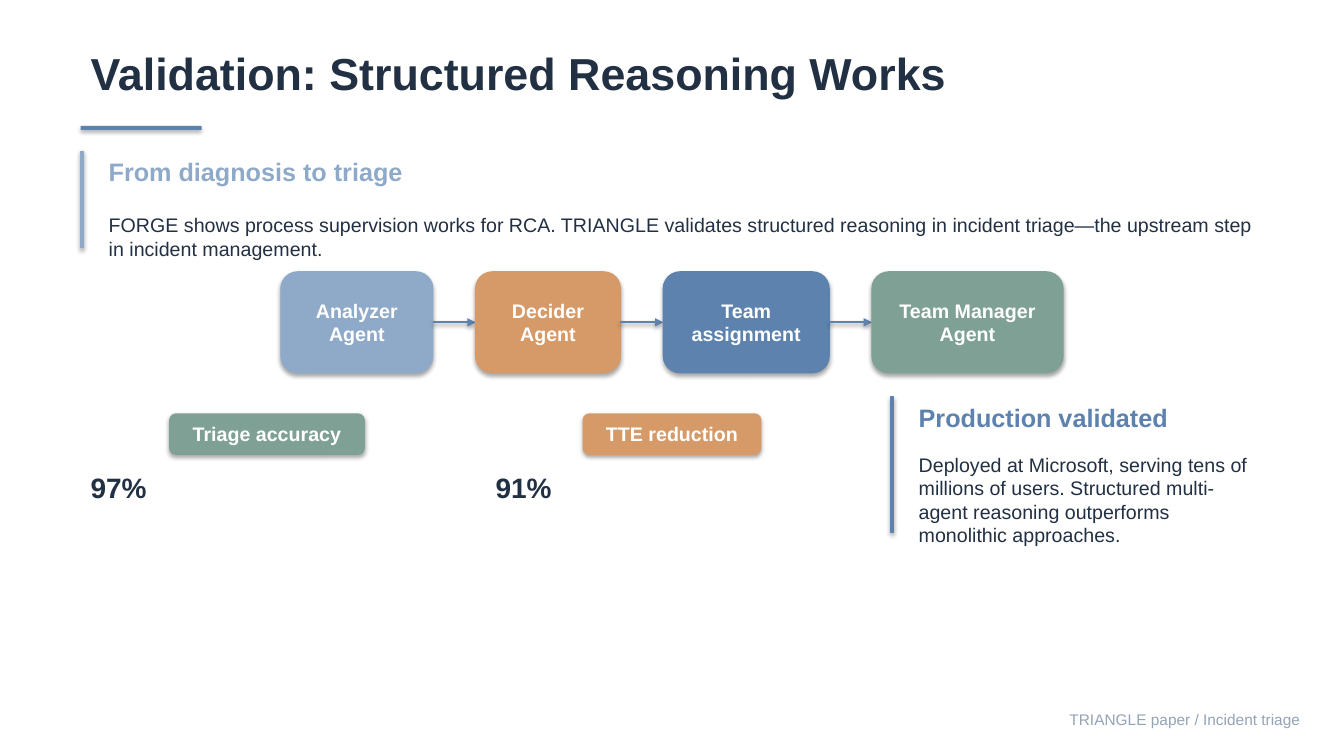
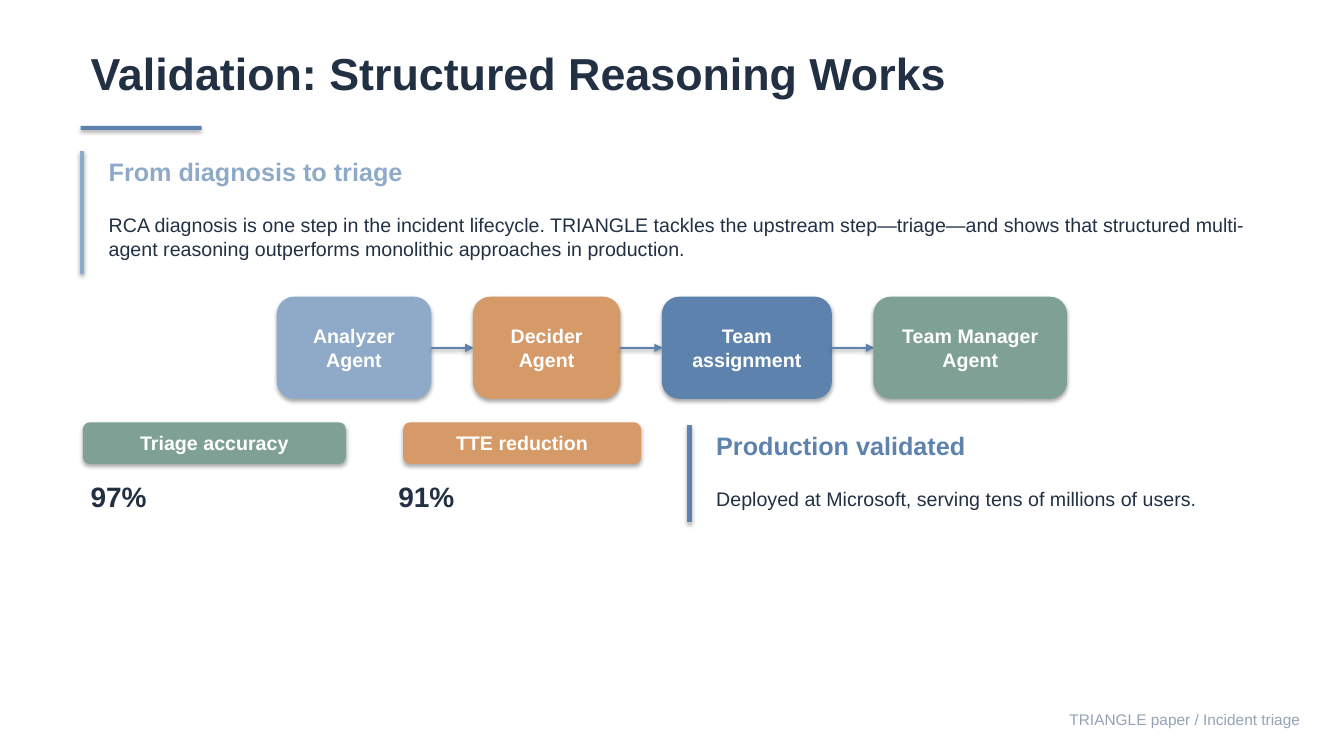
Before and after one commit to Lincyaw/paperops, a slide deck: slide 14 of examples/self-intro/diagnostic_world_model.pptx. Drawn at 1344x756 pixels with LibreOffice and Linux fonts; fonts in the diff are those of the drawing. Boxes give left, top, right and bottom in pixels: in the first picture for what was removed or moved away, otherwise in the second. Text is boxed around its words. In the diff, an @@ line names an element or a change of style, - is before the commit and + after.

```diff
--- a/examples/self-intro/diagnostic_world_model.pptx
+++ b/examples/self-intro/diagnostic_world_model.pptx
@@ rectangle: place and size @@
-rectangle at (81, 151, 84, 248)
+rectangle at (81, 151, 84, 273)
@@ text at (109, 217, 1244, 260): text changed @@
-FORGE shows process supervision works for RCA. TRIANGLE validates structured reasoning in incident triage—the upstream step in incident management.
+RCA diagnosis is one step in the incident lifecycle. TRIANGLE tackles the upstream step—triage—and shows that structured multi-agent reasoning outperforms monolithic approaches in production.
@@ rounded rectangle "Analyzer Agent": place and size @@
-rounded rectangle "Analyzer Agent" at (281, 272, 434, 373)
+rounded rectangle "Analyzer Agent" at (277, 297, 431, 398)
@@ 3 rounded rectangles, 3 arrows: place and size @@
-3 rounded rectangles, 3 arrows at (433, 272, 1063, 373)
+3 rounded rectangles, 3 arrows at (431, 297, 1067, 398)
@@ rounded rectangle "Triage accuracy": place and size @@
-rounded rectangle "Triage accuracy" at (169, 413, 365, 455)
+rounded rectangle "Triage accuracy" at (83, 422, 346, 464)
@@ rounded rectangle "TTE reduction": place and size @@
-rounded rectangle "TTE reduction" at (583, 413, 761, 455)
+rounded rectangle "TTE reduction" at (403, 422, 641, 464)
@@ rectangle: place and size @@
-rectangle at (891, 397, 894, 532)
+rectangle at (689, 425, 692, 522)
@@ text "Production validated": place and size @@
-text "Production validated" at (919, 408, 1167, 427)
+text "Production validated" at (716, 436, 965, 455)
@@ text "97%": place and size @@
-text "97%" at (91, 478, 147, 499)
+text "97%" at (91, 487, 147, 508)
@@ text "91%": place and size @@
-text "91%" at (496, 478, 552, 499)
+text "91%" at (398, 487, 454, 508)
@@ text at (716, 491, 1196, 510): text changed @@
-Deployed at Microsoft, serving tens of millions of users. Structured multi-agent reasoning outperforms monolithic approaches.
+Deployed at Microsoft, serving tens of millions of users.
```
Also in this commit, not shown: 15 other slides changed, 2 slides added, 3 slides removed, 1 other file.
